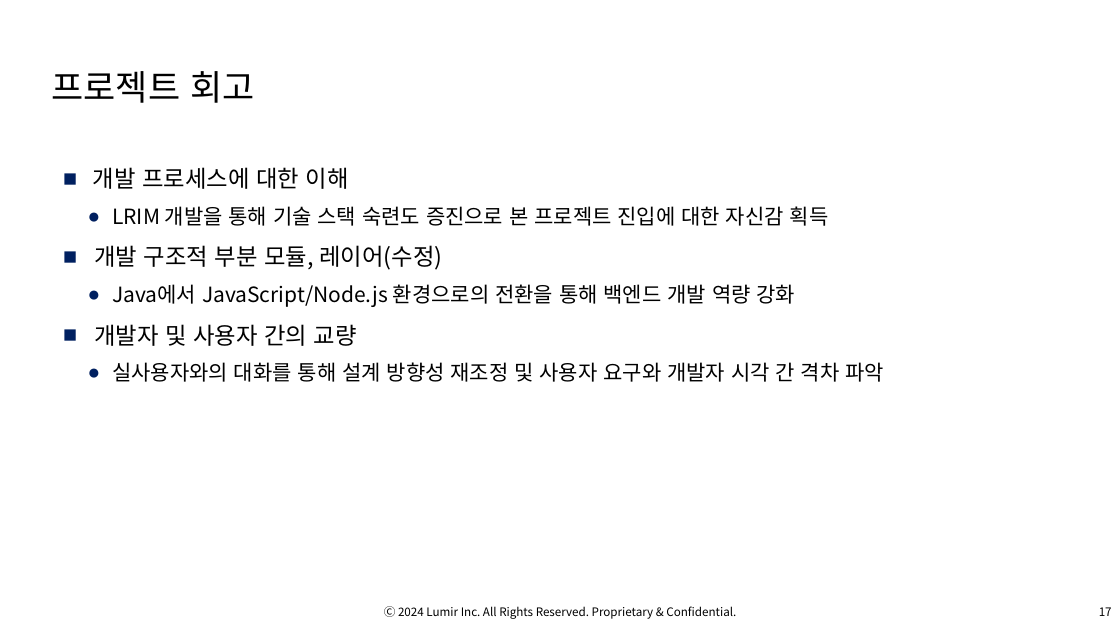
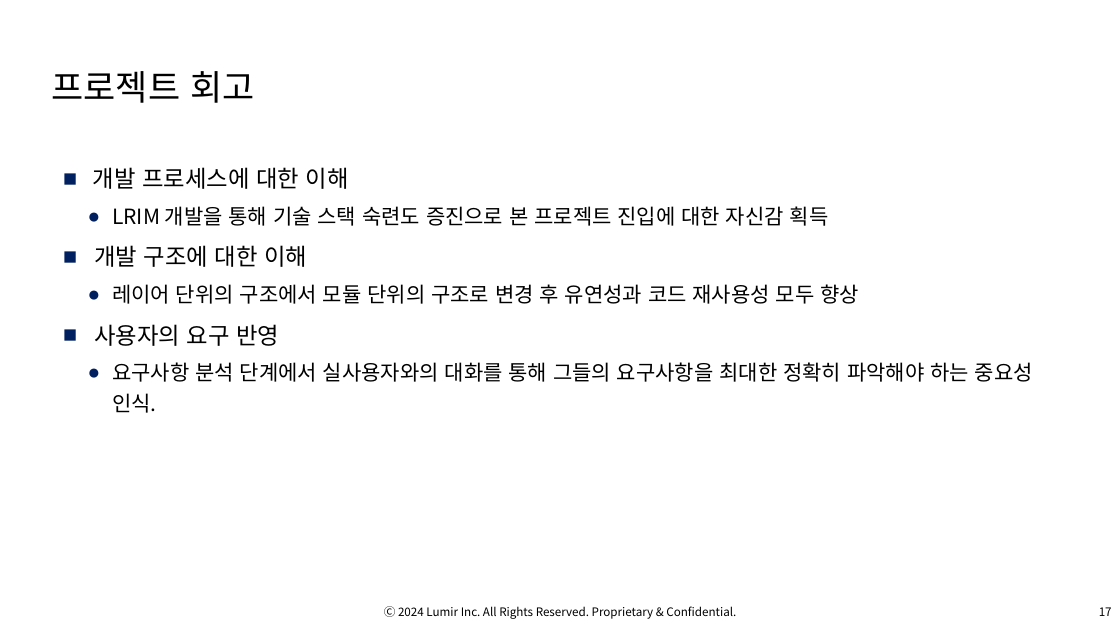
Before and after one commit to OsterRepository/OsterRepository, a slide deck: slide 18 of 기술 7부 김민수 성과 발표.pptx. Drawn at 1120x630 pixels with LibreOffice and Linux fonts; fonts in the diff are those of the drawing; background and template pictures are left out. Boxes give left, top, right and bottom in pixels: in the first picture for what was removed or moved away, otherwise in the second. Text is boxed around its words. In the diff, an @@ line names an element or a change of style, - is before the commit and + after.

```diff
--- a/기술 7부 김민수 성과 발표.pptx
+++ b/기술 7부 김민수 성과 발표.pptx
@@ text at box(94, 245, 1033, 413): text changed @@
-■ 개발 구조적 부분 모듈, 레이어(수정)
-  ● Java에서 JavaScript/Node.js 환경으로의 전환을 통해 백엔드 개발 역량 강화
-■ 개발자 및 사용자 간의 교량
-  ● 실사용자와의 대화를 통해 설계 방향성 재조정 및 사용자 요구와 개발자 시각 간 격차 파악
+■ 개발 구조에 대한 이해
+  ● 레이어 단위의 구조에서 모듈 단위의 구조로 변경 후 유연성과 코드 재사용성 모두 향상
+■ 사용자의 요구 반영
+  ● 요구사항 분석 단계에서 실사용자와의 대화를 통해 그들의 요구사항을 최대한 정확히 파악해야 하는 중요성 인식.
```
Also in this commit, not shown: 2 other slides changed, 1 other file.
